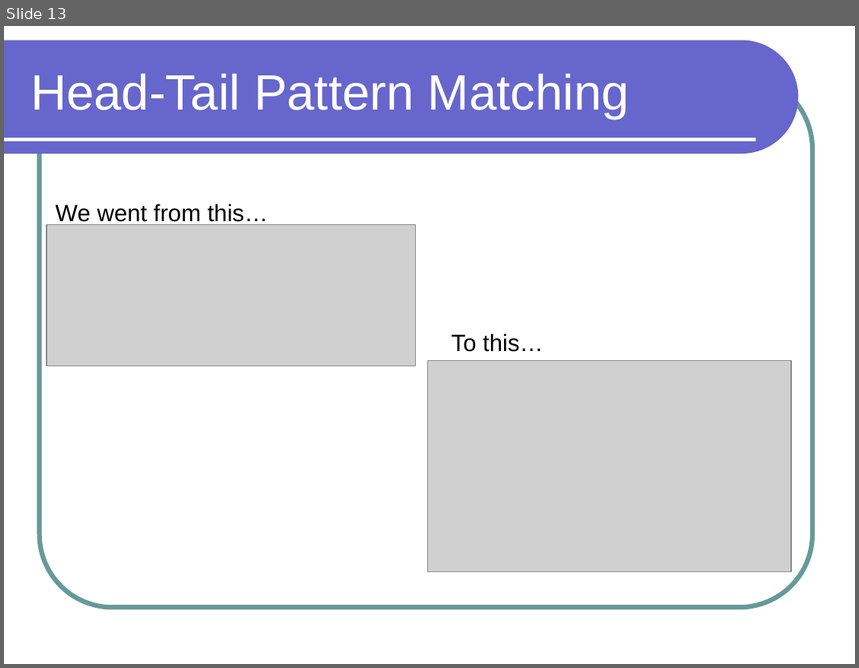
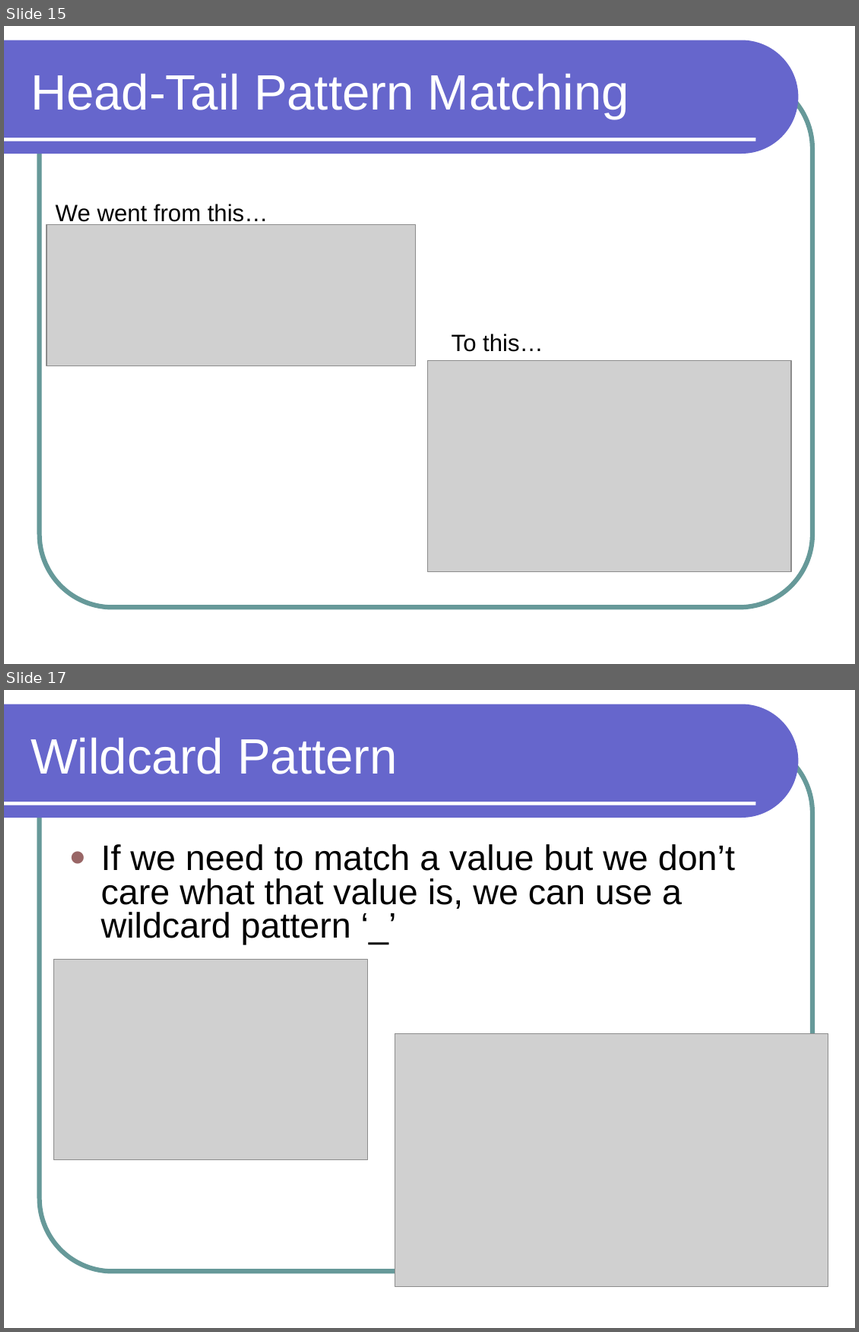
Before and after one commit to lutzhamel/CSC301, a slide deck: notes/csc301-ln013.ppt. Shown one above the other, each under a label of ours: slide 13 before the commit, slides 15 and 17 after it; the slides between them are not shown. The pictures are 859x668 and 859x1332 pixels, drawn with LibreOffice and Linux fonts; fonts in the diff are those of the drawing; grey boxes stand for pictures. Boxes give left, top, right and bottom in pixels: in the first picture for what was removed or moved away, otherwise in the second. Text is boxed around its words. In the diff, an @@ line names an element or a change of style, - is before the commit and + after.

```diff
--- a/notes/csc301-ln013.ppt
+++ b/notes/csc301-ln013.ppt
@@ slide 17 added at (x1=4, y1=690, x2=855, y2=1328), background #FFFFFF; not listed: 3 template elements that a slide beside it also shows @@
@@ title added at (x1=31, y1=737, x2=397, y2=774), 42 pt, text #FFFFFF @@
+Wildcard Pattern
@@ text added at (x1=101, y1=844, x2=735, y2=945), 30 pt, text #000000 @@
+● If we need to match a value but we don’t care what that value is, we can use a wildcard pattern ‘_’
@@ picture added at (x1=53, y1=960, x2=367, y2=1160) @@
@@ picture added at (x1=395, y1=1034, x2=829, y2=1287) @@
@@ what was slide 13 is now slide 15 @@
```
Also in this commit, not shown: 4 other slides added, 1 slide removed, 4 other files.
